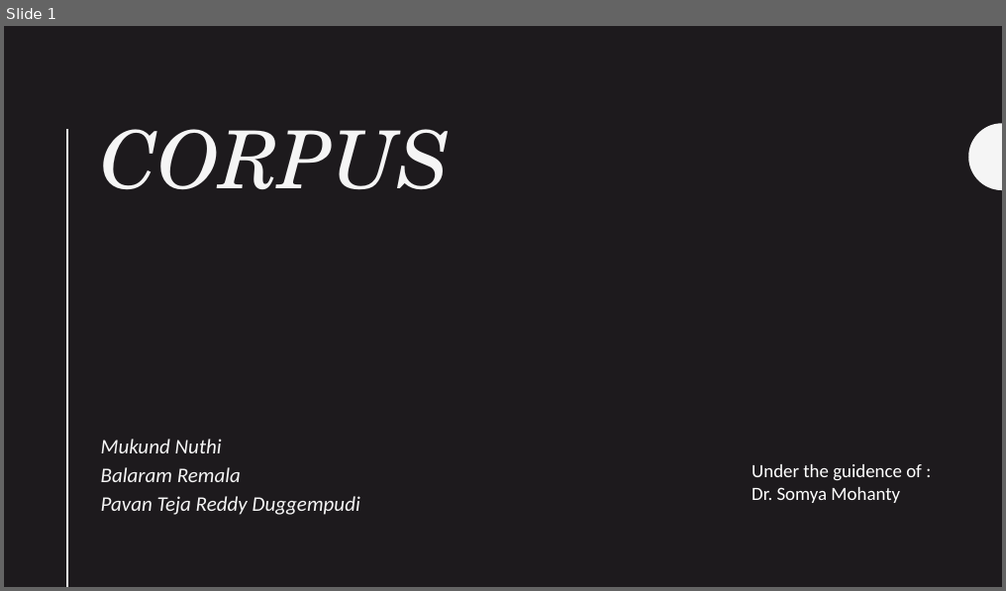
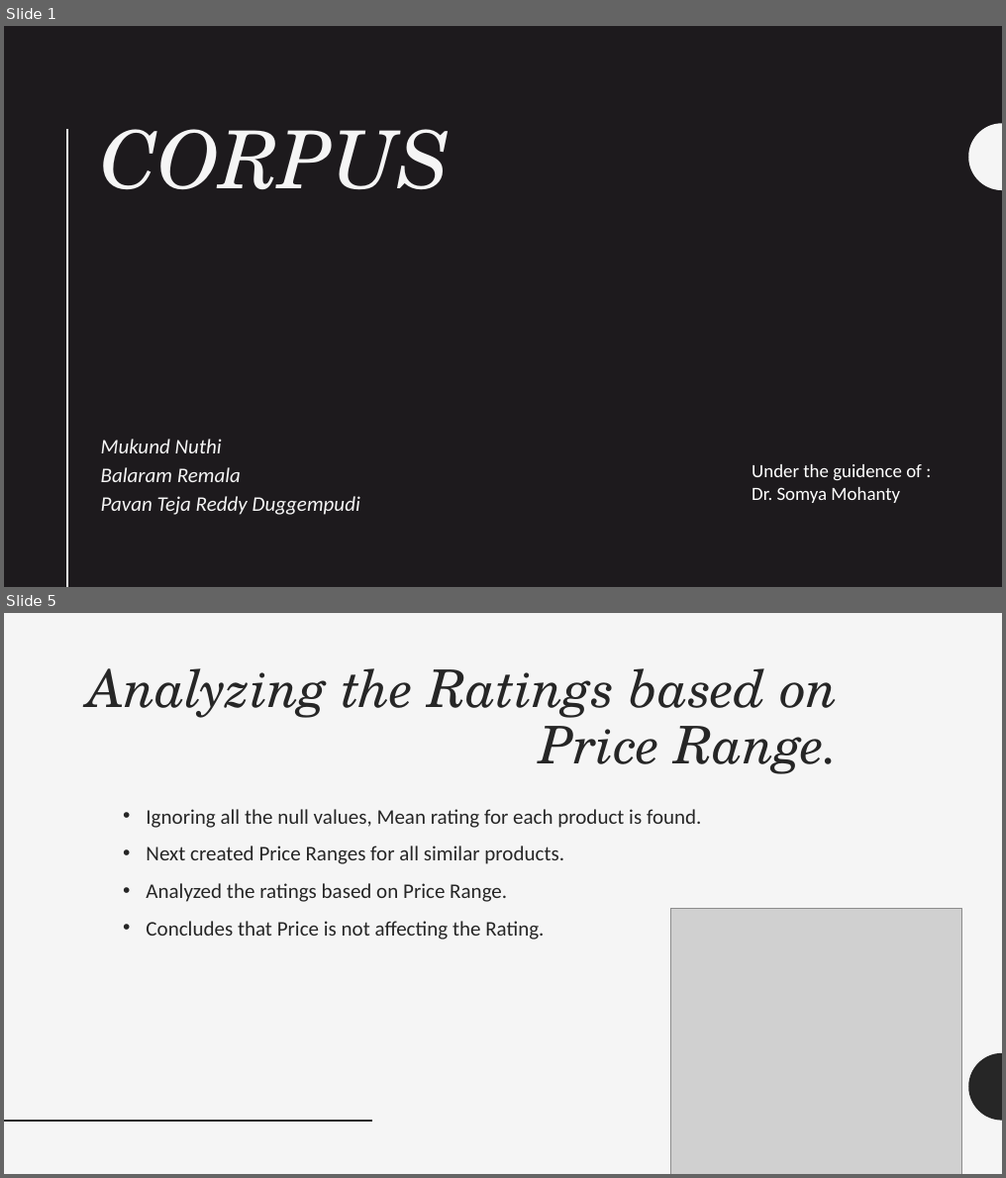
Before and after one commit to UNCG-CSE/CORPUS, a slide deck: presentations/DS ppt.pptx. Shown one above the other, each under a label of ours: slide 1 before the commit, slides 1 and 5 after it; the slides between them are not shown. The pictures are 1006x591 and 1006x1178 pixels, drawn with LibreOffice and Linux fonts; fonts in the diff are those of the drawing; grey boxes stand for pictures. Boxes give left, top, right and bottom in pixels: in the first picture for what was removed or moved away, otherwise in the second. Text is boxed around its words. In the diff, an @@ line names an element or a change of style, - is before the commit and + after.

```diff
--- a/presentations/DS ppt.pptx
+++ b/presentations/DS ppt.pptx
@@ slide 5 added at (x1=4, y1=613, x2=1002, y2=1174), background #F5F5F5 @@
@@ title added at (x1=88, y1=668, x2=840, y2=774), 50 pt, text #262626, italic @@
+Analyzing the Ratings based on Price Range.
@@ text added at (x1=146, y1=809, x2=701, y2=940), 20 pt, text #262626 @@
+• Ignoring all the null values, Mean rating for each product is found.
+• Next created Price Ranges for all similar products.
+• Analyzed the ratings based on Price Range.
+• Concludes that Price is not affecting the Rating.
@@ picture added at (x1=671, y1=909, x2=962, y2=1174) @@
@@ freeform shape added at (x1=969, y1=1054, x2=1002, y2=1121), fill #262626 @@
@@ line added from (4, 1121) to (372, 1121), #262626 2 pt @@
```
Also in this commit, not shown: 2 slides changed, 12 other slides added, 1 slide removed.
